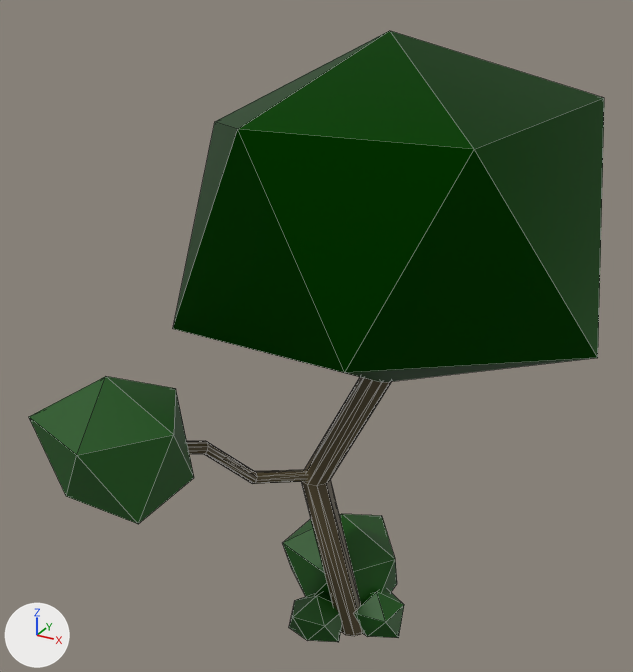
A saved change to the glTF model public/tree-1.glb.
Rendered twice from a 50 mm camera at (2.54, -5.24, 5.17) aimed at (-0.2, -0.26, 2.68). Arrows for +X, +Y and +Z are at lower left; the lights stay in place. Mesh edges are drawn as thin lines. Where no turn or scale is listed for an object, it has been applied to the vertices. Vertices at the same position are counted once.

The scene before the commit, as lines of its bpy script (objects in view):
```python
ob_cylinder = bpy.data.objects.new('Cylinder', me_cylinder_002)
ob_cylinder.location = (0.0, 0.0, 1.742)
ob_cylinder.scale = (0.122, 0.122, 1.8)
ob_cylinder_001 = bpy.data.objects.new('Cylinder.001', me_cylinder_003)
ob_cylinder_001.location = (-0.736, -0.765, 1.742)
ob_icosphere = bpy.data.objects.new('Icosphere', me_icosphere_002)
ob_icosphere.location = (-1.051, -1.503, 2.128)
ob_icosphere.scale = (0.577, 0.577, 0.577)
ob_icosphere_001 = bpy.data.objects.new('Icosphere.001', me_icosphere_003)
ob_icosphere_001.location = (0.267, -0.128, 3.496)
ob_icosphere_002 = bpy.data.objects.new('Icosphere.002', me_icosphere_004)
ob_icosphere_002.location = (-0.3, 0.353, 0.194)
ob_icosphere_003 = bpy.data.objects.new('Icosphere.003', me_icosphere_005)
ob_icosphere_003.location = (-0.26, -0.156, 0.018)
ob_icosphere_004 = bpy.data.objects.new('Icosphere.004', me_icosphere_006)
ob_icosphere_004.location = (0.155, 0.127, 0.018)
```
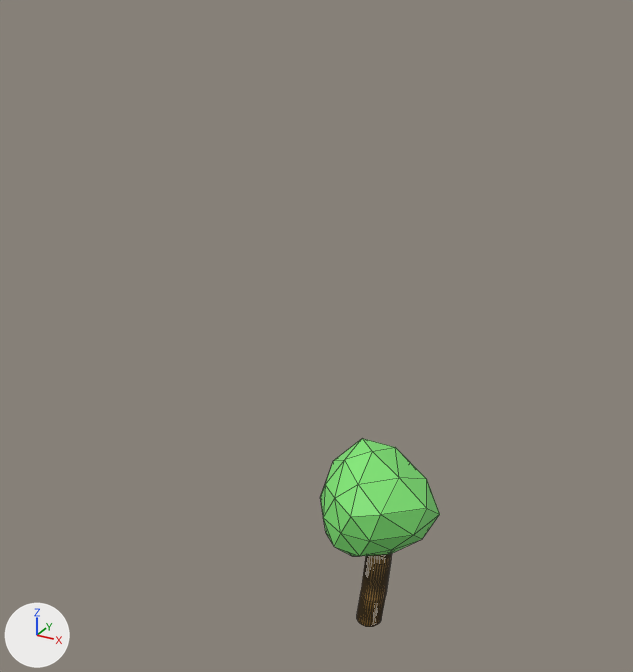
Commit message: change tree models

Where the change shows, as pixel boxes [x1, y1, x2, y2] in the pictures (633 x 672 px):
'Icosphere.001', deleted (green)
    before: [173, 31, 604, 383]
'Icosphere', reshaped, moved, rescaled (27% narrower, 21% shorter)
    before: [29, 376, 194, 524]
    after: [320, 439, 440, 556]
'Cylinder', recoloured, reshaped, moved, turned, rescaled
    before: [302, 377, 391, 636]
    after: [357, 554, 392, 627]
'Icosphere.002', deleted (green)
    before: [283, 514, 397, 602]
'Icosphere.003', deleted (green)
    before: [289, 592, 342, 642]
'Icosphere.004', deleted (green)
    before: [354, 589, 404, 638]
'Cylinder.001', deleted
    before: [187, 441, 307, 484]

The change, as a diff of the scene's bpy script:
```diff
--- a/public/tree-1.glb.py
+++ b/public/tree-1.glb.py
@@ mat_material_002 @@
 mat_material_002 = principled_material('Material.002')
-mat_material_002.base_color = (0.0835, 0.0628, 0.0258)  # brown #52472d
+mat_material_002.base_color = (0.22, 0.112, 0.0175)  # brown #815e24
@@ mat_material_001 @@
+mat_material_001 = principled_material('Material.001')
+mat_material_001.base_color = (0.217, 0.8, 0.177)  # green #80e775
@@ me_icosphere_002 @@
 # used by ob_icosphere; location = (-1.051, -1.503, 2.128); scale = (0.577, 0.577, 0.577)
-me_icosphere_002.from_pydata(...)  # 12 vertices, 20 faces; spans x -0.89..0.89, y -0.82..0.85, z -0.7..0.98
-me_icosphere_002.materials.append(mat_material_003)  # dark green #095200
+me_icosphere_002.from_pydata(...)  # 42 vertices, 80 faces; spans x -0.95..1.16, y -1.12..1.06, z -0.74..1.14
+# me_icosphere_002 part 1: the whole mesh is rebuilt
+me_icosphere_002.materials.append(mat_material_001)  # green #80e775
@@ me_cylinder_002 @@
 # used by ob_cylinder; location = (0.0, 0.0, 1.742); scale = (0.122, 0.122, 1.8)
-me_cylinder_002.from_pydata(...)  # 40 vertices, 76 faces; spans x -3.55..2.72, y -1.57..1.19, z -1.0..1.0
+me_cylinder_002.from_pydata(...)  # 128 vertices, 252 faces; spans x -1.4..1.36, y -1.55..1.79, z -1.0..1.0
+# me_cylinder_002 part 2: 40 vertices removed from x -3.55..2.72, y -1.57..1.19, z -1.0..1.0; 128 vertices added at x -1.4..1.36, y -1.55..1.79, z -1.0..1.0
 me_cylinder_002.materials.append(mat_material_002)
@@ ob_icosphere @@
 ob_icosphere = bpy.data.objects.new('Icosphere', me_icosphere_002)
-ob_icosphere.location = (-1.051, -1.503, 2.128)
-ob_icosphere.scale = (0.577, 0.577, 0.577)
+ob_icosphere.location = (0.109, 0.127, 1.129)
+ob_icosphere.scale = (0.439, 0.439, 0.439)
@@ ob_cylinder @@
 ob_cylinder = bpy.data.objects.new('Cylinder', me_cylinder_002)
-ob_cylinder.location = (0.0, 0.0, 1.742)
-ob_cylinder.scale = (0.122, 0.122, 1.8)
+ob_cylinder.location = (0.151, 0.095, 0.45)
+ob_cylinder.rotation_euler = (0.0, 0.0, 0.619)  # degrees (0, 0, 35)
+ob_cylinder.scale = (0.107, 0.107, 0.393)
@@ ob_cylinder_001 @@
-ob_cylinder_001 = bpy.data.objects.new('Cylinder.001', me_cylinder_003)
-ob_cylinder_001.location = (-0.736, -0.765, 1.742)
@@ ob_icosphere_001 @@
-ob_icosphere_001 = bpy.data.objects.new('Icosphere.001', me_icosphere_003)
-ob_icosphere_001.location = (0.267, -0.128, 3.496)
@@ ob_icosphere_002 @@
-ob_icosphere_002 = bpy.data.objects.new('Icosphere.002', me_icosphere_004)
-ob_icosphere_002.location = (-0.3, 0.353, 0.194)
@@ ob_icosphere_003 @@
-ob_icosphere_003 = bpy.data.objects.new('Icosphere.003', me_icosphere_005)
-ob_icosphere_003.location = (-0.26, -0.156, 0.018)
@@ ob_icosphere_004 @@
-ob_icosphere_004 = bpy.data.objects.new('Icosphere.004', me_icosphere_006)
-ob_icosphere_004.location = (0.155, 0.127, 0.018)
```
